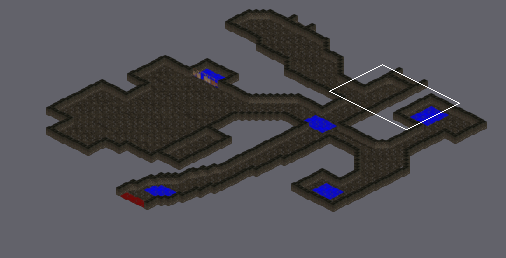
Tiled map (JSON) -- assets/tilemaps/junkville-underground.json. The picture above shows the old version from afar; the outline marks the close-up.
Close-up. Old version:
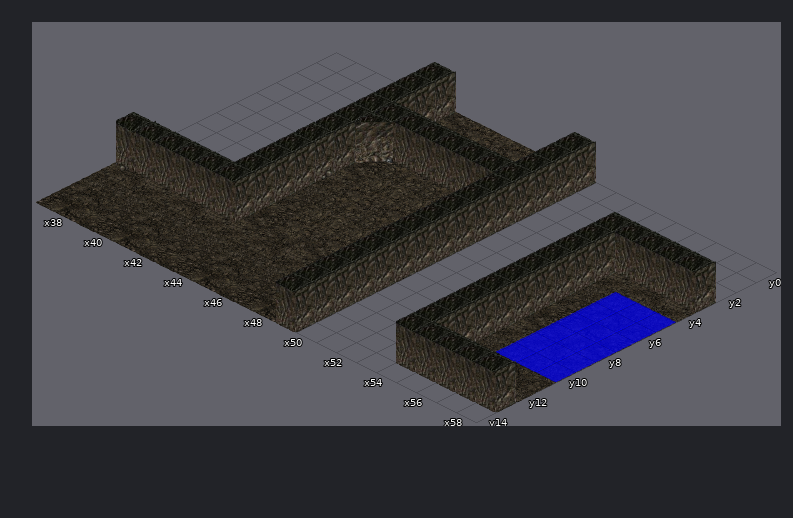
Cells are 72x36 px. Isometric: x runs down to the right, y down to the left. Shown: x 37..58, y 0..14. The commit also changed other parts of the map, which this record leaves out.
The result:
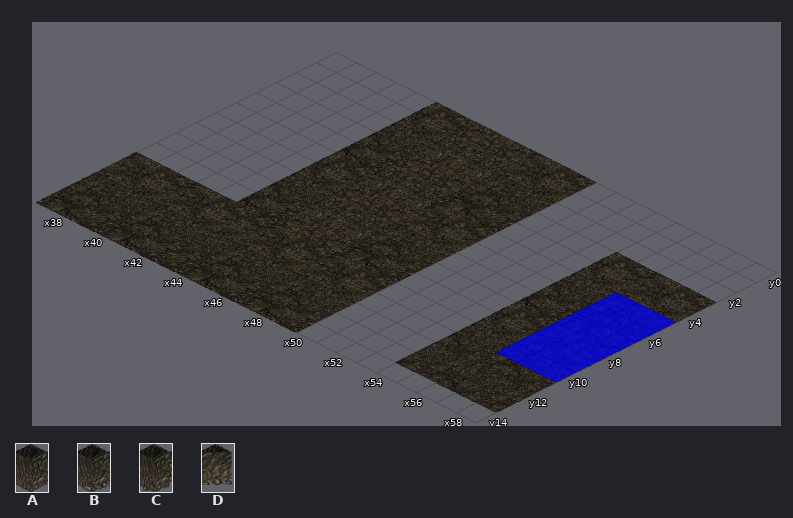
Key: from "metal-walls": A 2, B 3, C 4, D 5.
_ is an empty cell.
Edits made:
Layer "blocks" (now hidden):
Tile A is removed in rows 0 to 2 at x 42 and 49; in row 3 at x 42 to 49 and 54 to 58; in rows 4 to 5 at x 42, 49 and 54; in row 6 at x 49 and 54; in rows 7 to 9 at x 42, 49 and 54; in row 10 at x 38 to 42, 49 and 54.
Tile A is removed in rows 11 to 12 at x 49 and 54; in row 13 at x 49 and 54 to 58; in row 14 at x 49.
Tile B is removed in row 6 at x 42.
Tile C is removed in row 10 at x 37.
Tile D is removed in row 4 at x 43.
Pixel boxes of the changes (left, top, right, bottom) in both close-ups:
removed: (116, 62, 716, 412)
